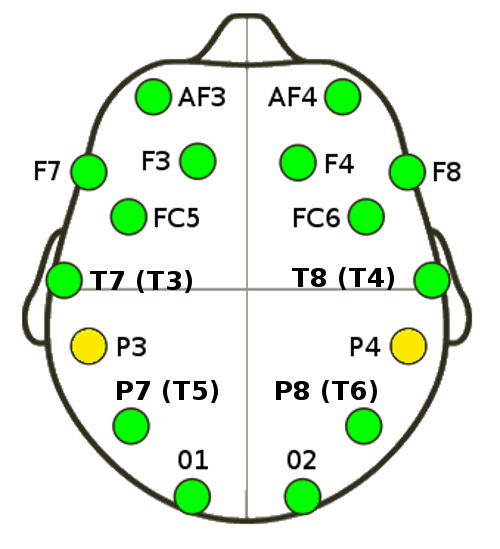
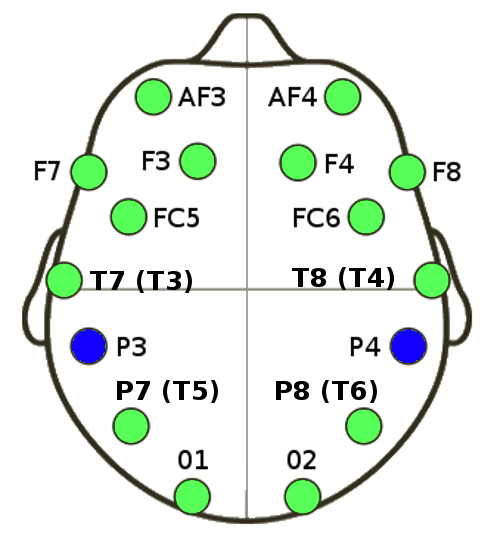
Comparing the layer stacks of the two (500, 549) images. Changes:
painted on "Eingefügte Ebene" over (x1=47, y1=80, x2=449, y2=514)
